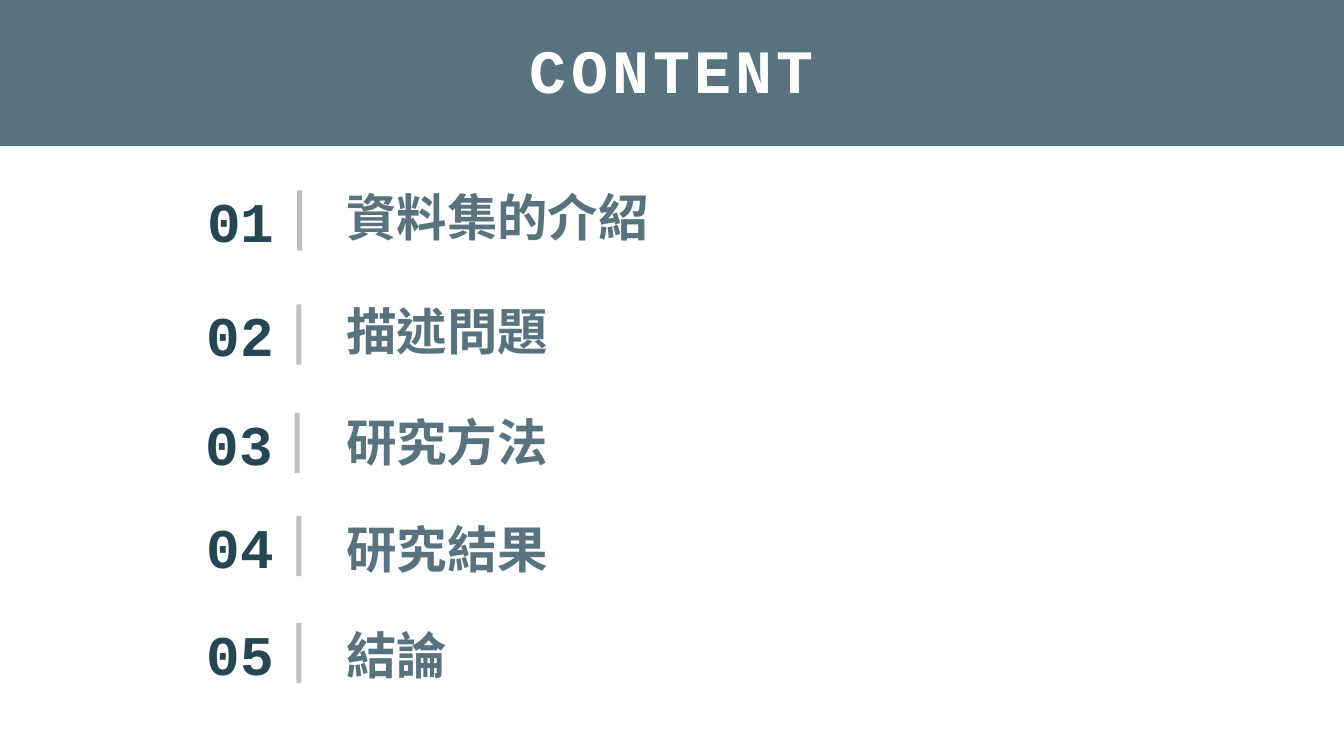
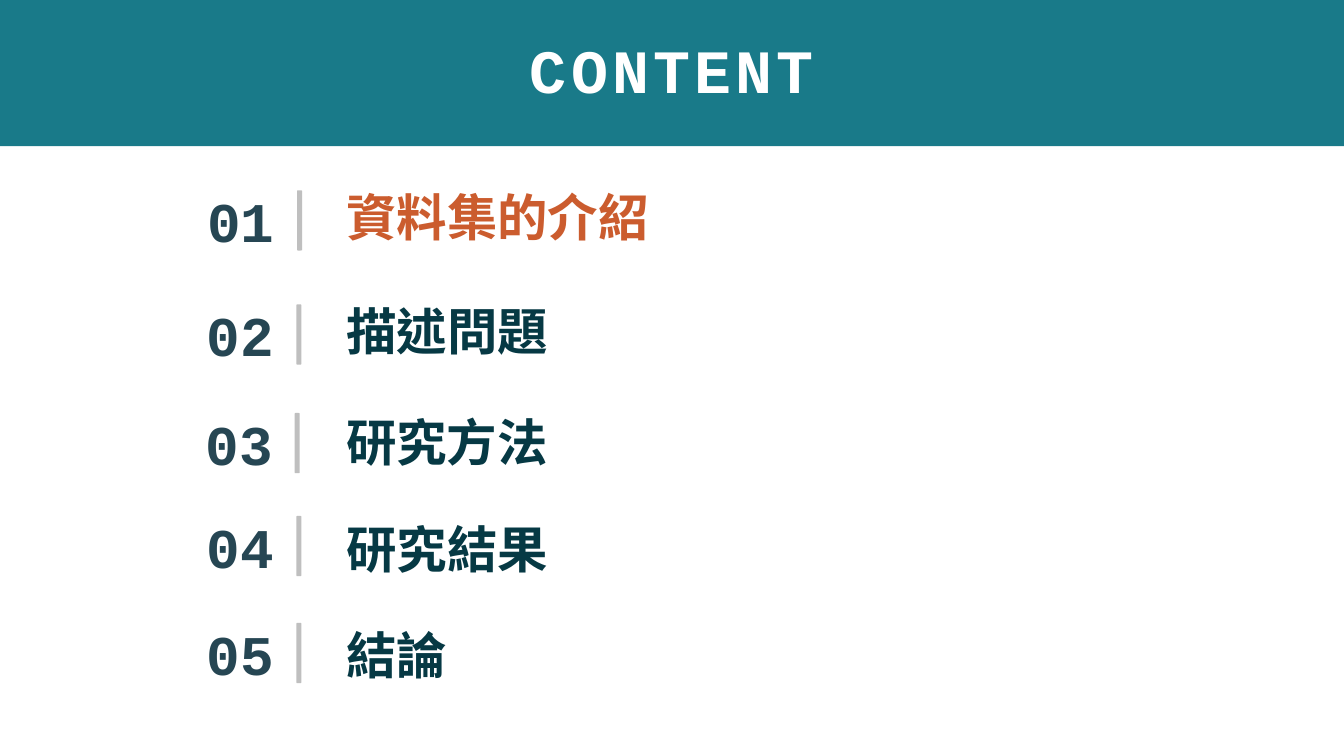
Before and after one commit to jhuangyahui/datamining, a slide deck: slide 2 of datamining.pptx. Drawn at 1344x756 pixels with LibreOffice and Linux fonts; fonts in the diff are those of the drawing; background and template pictures are left out. Boxes give left, top, right and bottom in pixels: in the first picture for what was removed or moved away, otherwise in the second. Text is boxed around its words. In the diff, an @@ line names an element or a change of style, - is before the commit and + after.

```diff
--- a/datamining.pptx
+++ b/datamining.pptx
@@ title "CONTENT" at (0,0,1344,146): fill #58737D to #197A89 @@
@@ text "資料集的介紹" at (346,193,648,241): text colour #58737D to #CB5C2E @@
@@ text colour #58737D to #063944 in 4 elements at (346,307,548,355), (346,417,548,466), (346,525,548,573), (346,631,447,679) @@
```
Also in this commit, not shown: 8 other slides changed, 11 slides added, 3 slides removed, 11 other files.
